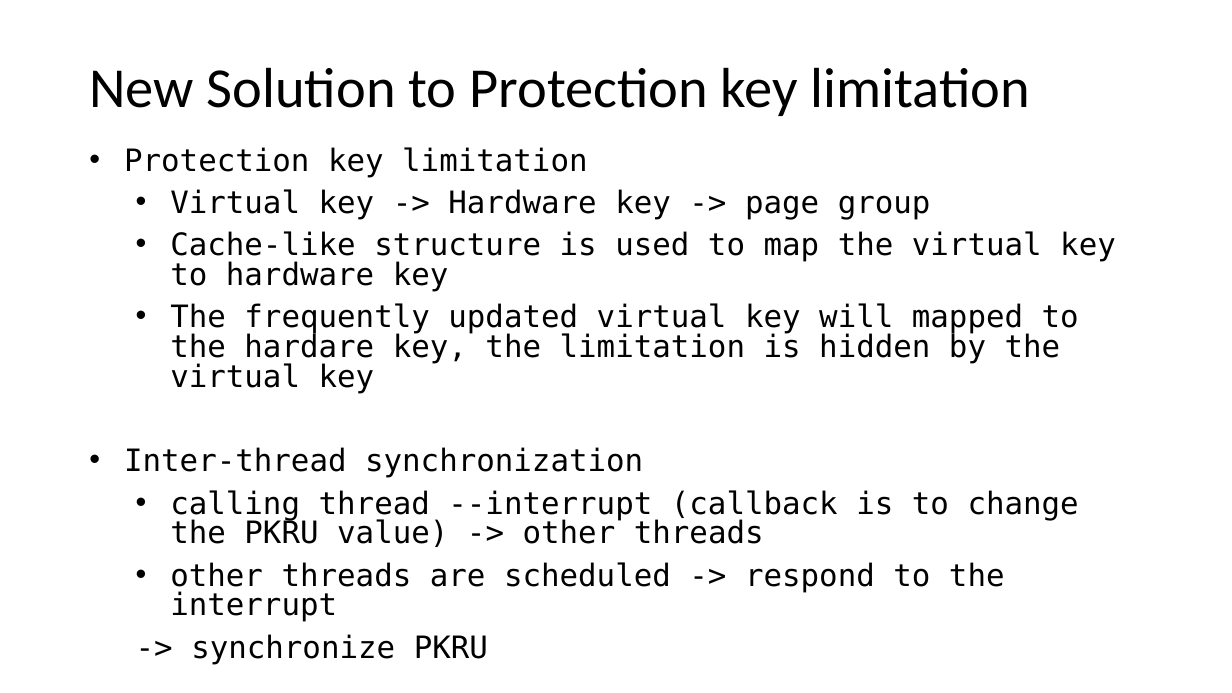
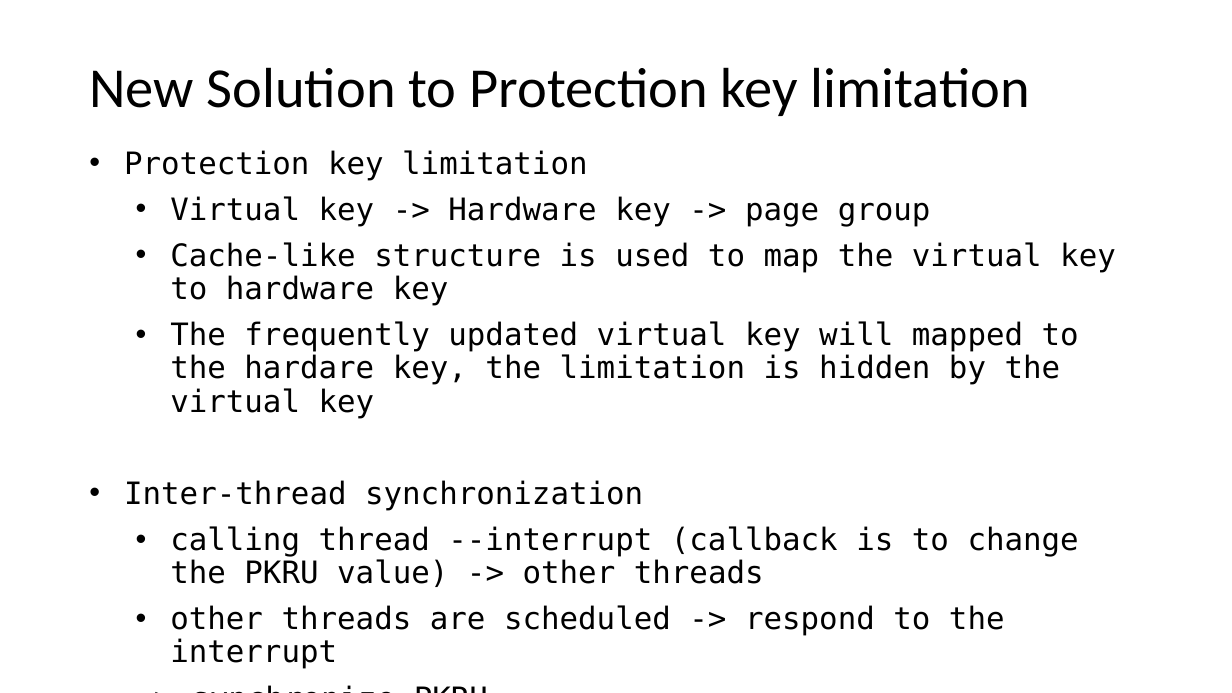
Before and after one commit to LiGaOg/libpmp, a slide deck: slide 19 of proposal.pptx. Drawn at 1232x693 pixels with LibreOffice and Linux fonts; fonts in the diff are those of the drawing. Boxes give left, top, right and bottom in pixels: in the first picture for what was removed or moved away, otherwise in the second. Text is boxed around its words. In the diff, an @@ line names an element or a change of style, - is before the commit and + after.

```diff
--- a/proposal.pptx
+++ b/proposal.pptx
@@ text "Protection key limitation" at bbox=[124, 150, 1116, 669]: line spacing 0.8 to 0.9 @@
```
Also in this commit, not shown: 2 other slides changed.
